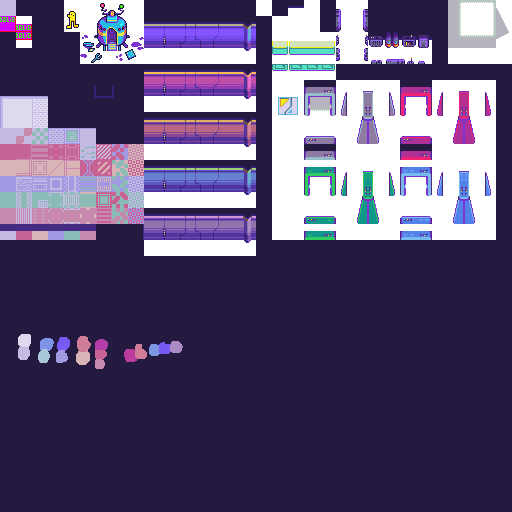
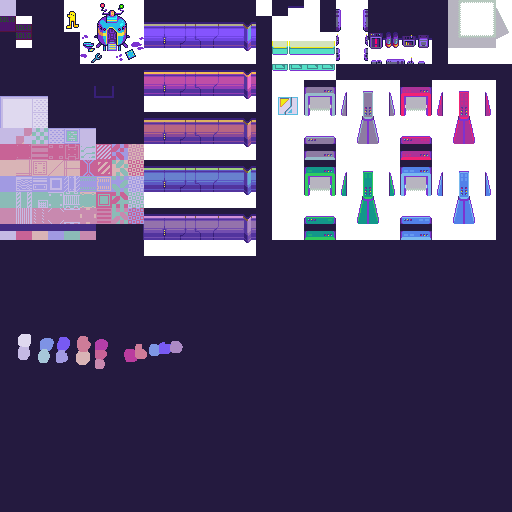
Before/after of a (512, 512) layered artwork. What changed in the layer stack:
renamed "Layer 4" to "Layer 5 copy", painted on it over (x1=0, y1=16, x2=432, y2=231)
